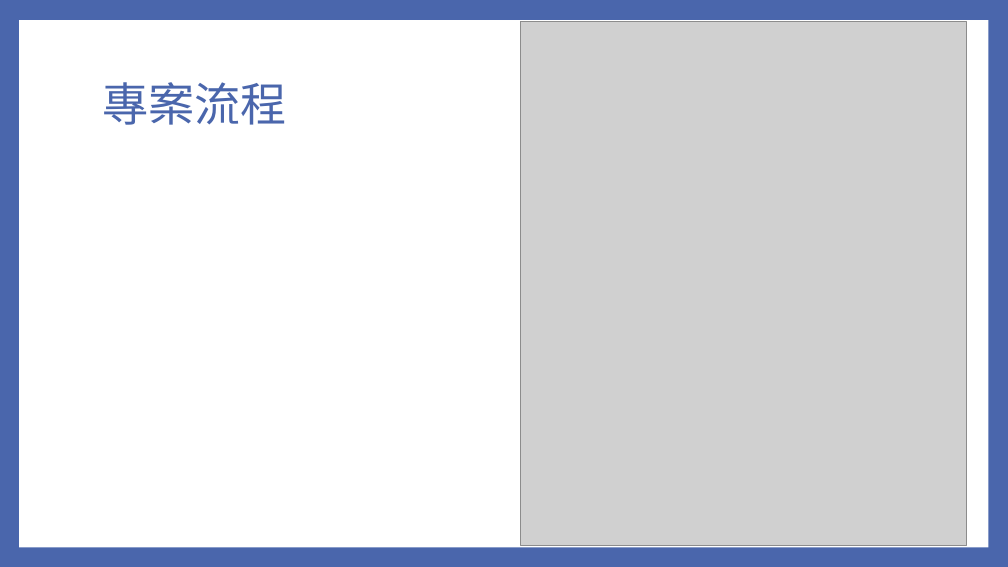
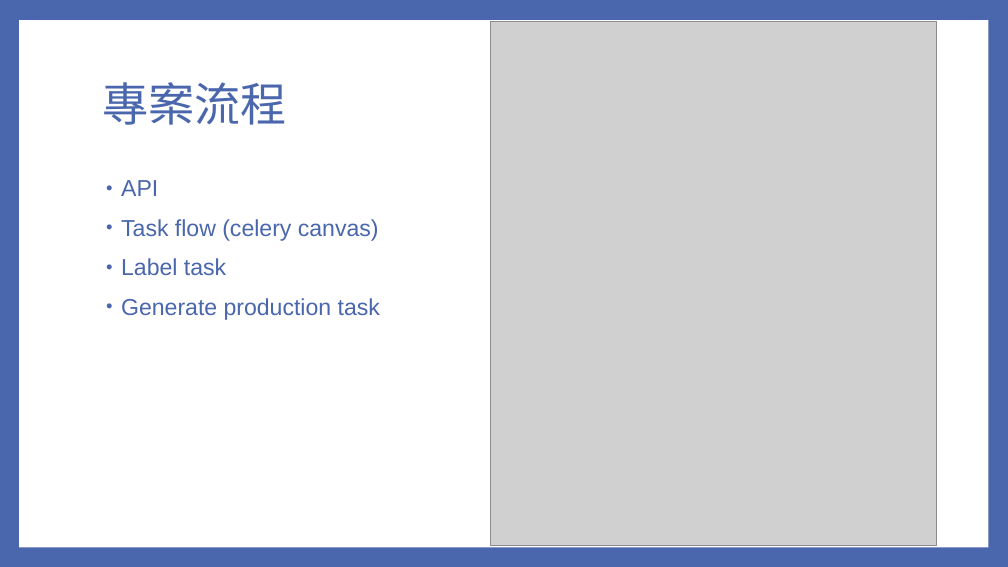
Before and after one commit to ychuang789/labelapi, a slide deck: slide 4 of Audience API v2.pptx. Drawn at 1008x567 pixels with LibreOffice and Linux fonts; fonts in the diff are those of the drawing; grey boxes stand for pictures. Boxes give left, top, right and bottom in pixels: in the first picture for what was removed or moved away, otherwise in the second. Text is boxed around its words. In the diff, an @@ line names an element or a change of style, - is before the commit and + after.

Commit message:
edit ppt

```diff
--- a/Audience API v2.pptx
+++ b/Audience API v2.pptx
@@ picture: place and size @@
-picture at bbox=[521, 22, 967, 546]
+picture at bbox=[491, 22, 937, 546]
@@ text added at bbox=[121, 180, 380, 320], 22 pt, text #4A66AC @@
+• API
+• Task flow (celery canvas)
+• Label task
+• Generate production task
```
Also in this commit, not shown: 6 other slides changed, 3 slides added, 2 other files.
